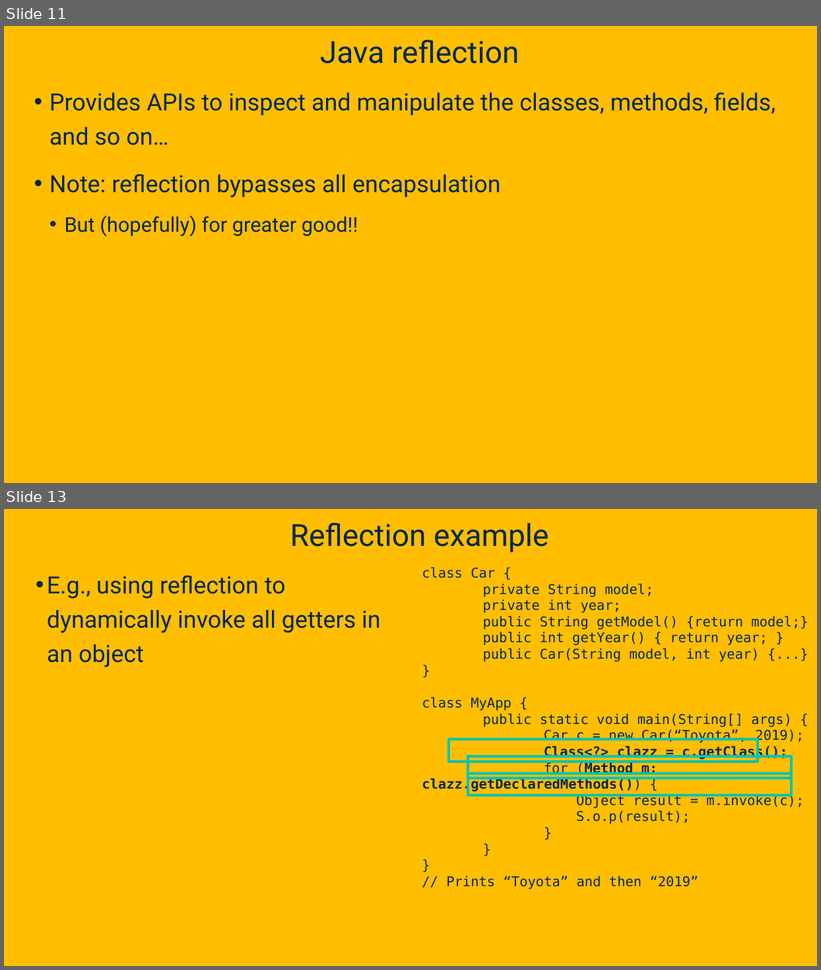
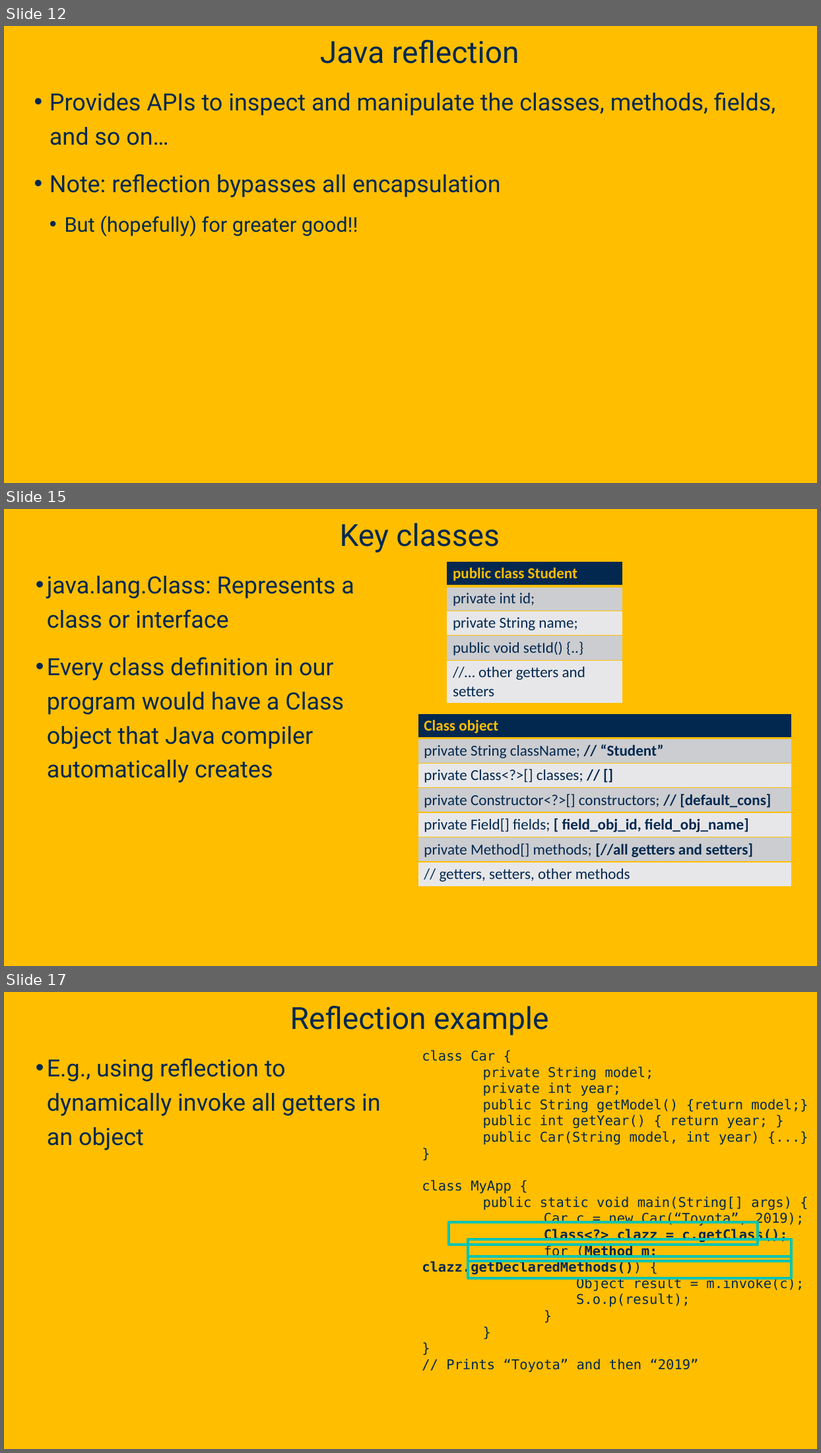
Before and after one commit to davsec-teaching/ecs160-f25, a slide deck: slides/5_annotations_and_reflection.pptx. Shown one above the other, each under a label of ours: slides 11 and 13 before the commit, slides 12, 15 and 17 after it; the slides between them are not shown. The pictures are 821x970 and 821x1453 pixels, drawn with LibreOffice and Linux fonts; fonts in the diff are those of the drawing; background and template pictures are left out. Boxes give left, top, right and bottom in pixels: in the first picture for what was removed or moved away, otherwise in the second. Text is boxed around its words. In the diff, an @@ line names an element or a change of style, - is before the commit and + after.

```diff
--- a/slides/5_annotations_and_reflection.pptx
+++ b/slides/5_annotations_and_reflection.pptx
@@ slide 15 added at [4, 509, 817, 966], background picture (left out) @@
@@ title added at [340, 523, 499, 553], 36 pt, text #022850 @@
+Key classes
@@ table added at [447, 561, 623, 703], 5 rows, 1 columns @@
+public class Student
+private int id;
+private String name;
+public void setId() {..}
+//… other getters and setters
@@ text added at [47, 576, 354, 783], 28 pt, text #022850 @@
+• java.lang.Class: Represents a class or interface
+• Every class definition in our program would have a Class object that Java compiler automatically creates
@@ table added at [418, 714, 792, 887], 7 rows, 1 columns @@
+Class object
+private String className; // “Student”
+private Class<?>[] classes; // []
+private Constructor<?>[] constructors; // [default_cons]
+private Field[] fields; [ field_obj_id, field_obj_name]
+private Method[] methods; [//all getters and setters]
+// getters, setters, other methods
@@ what was slide 11 is now slide 12 @@
@@ what was slide 13 is now slide 17 @@
```
Also in this commit, not shown: 4 slides changed, 3 other slides added.
